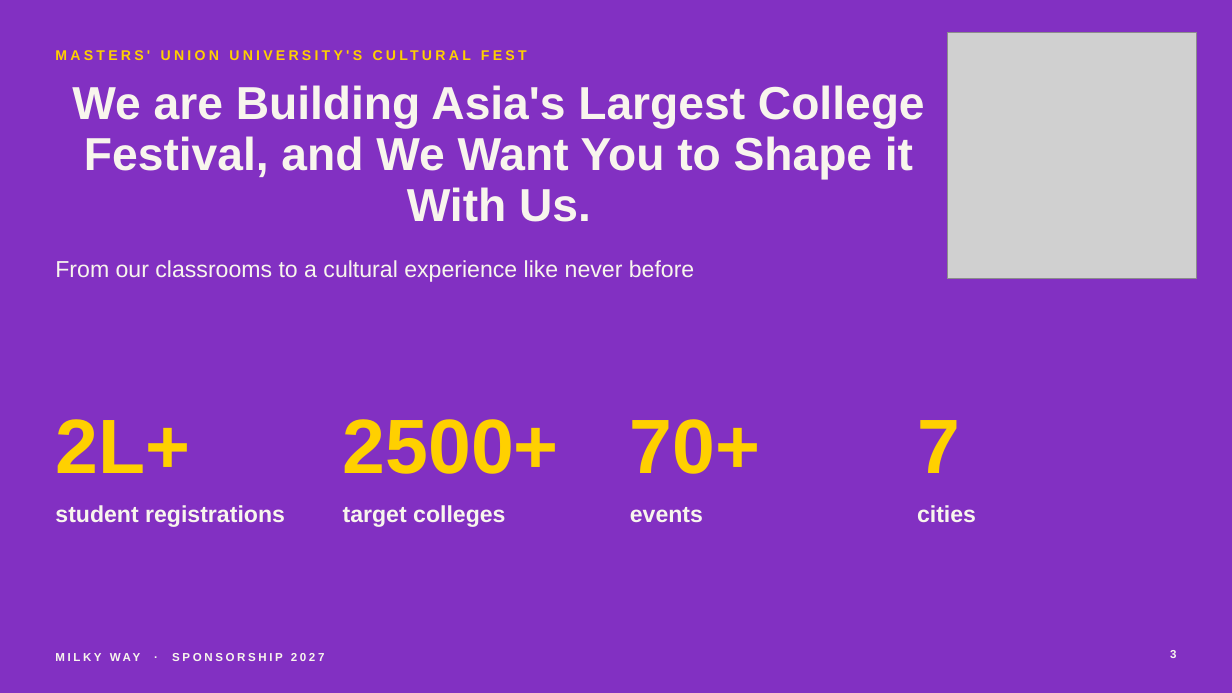
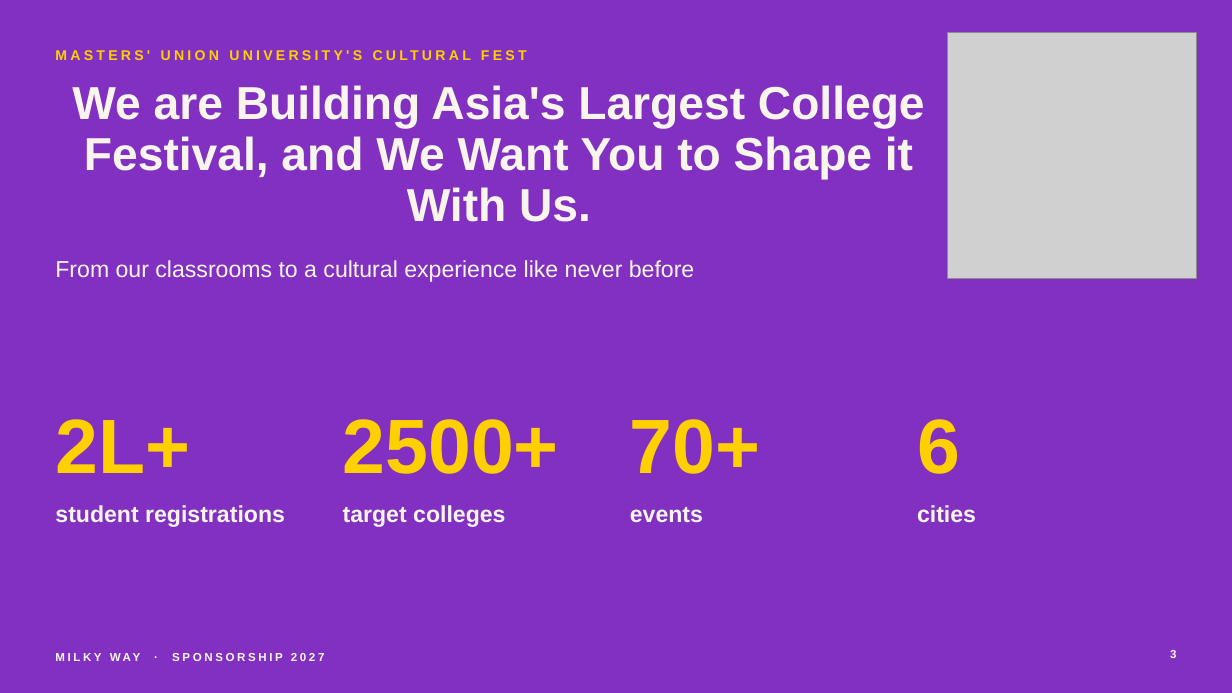
Before and after one commit to adityamittal2103/milkywayspons, a slide deck: slide 3 of deck/Milky-Way-Sponsorship-2027.pptx. Drawn at 1232x693 pixels with LibreOffice and Linux fonts; fonts in the diff are those of the drawing; grey boxes stand for pictures. Boxes give left, top, right and bottom in pixels: in the first picture for what was removed or moved away, otherwise in the second. Text is boxed around its words. In the diff, an @@ line names an element or a change of style, - is before the commit and + after.

```diff
--- a/deck/Milky-Way-Sponsorship-2027.pptx
+++ b/deck/Milky-Way-Sponsorship-2027.pptx
@@ text at (917,419,960,474): text changed @@
-7
+6
```
Also in this commit, not shown: 2 other slides changed, 9 other files.
